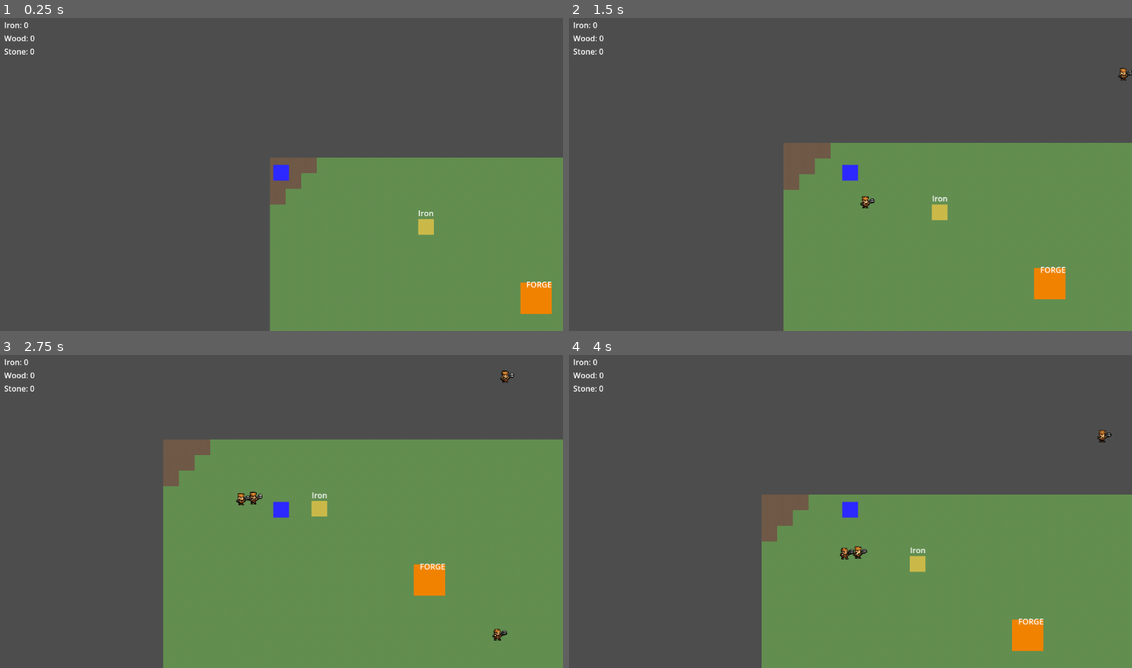
Above: before the commit, frames 1-4 (two rows, left to right).
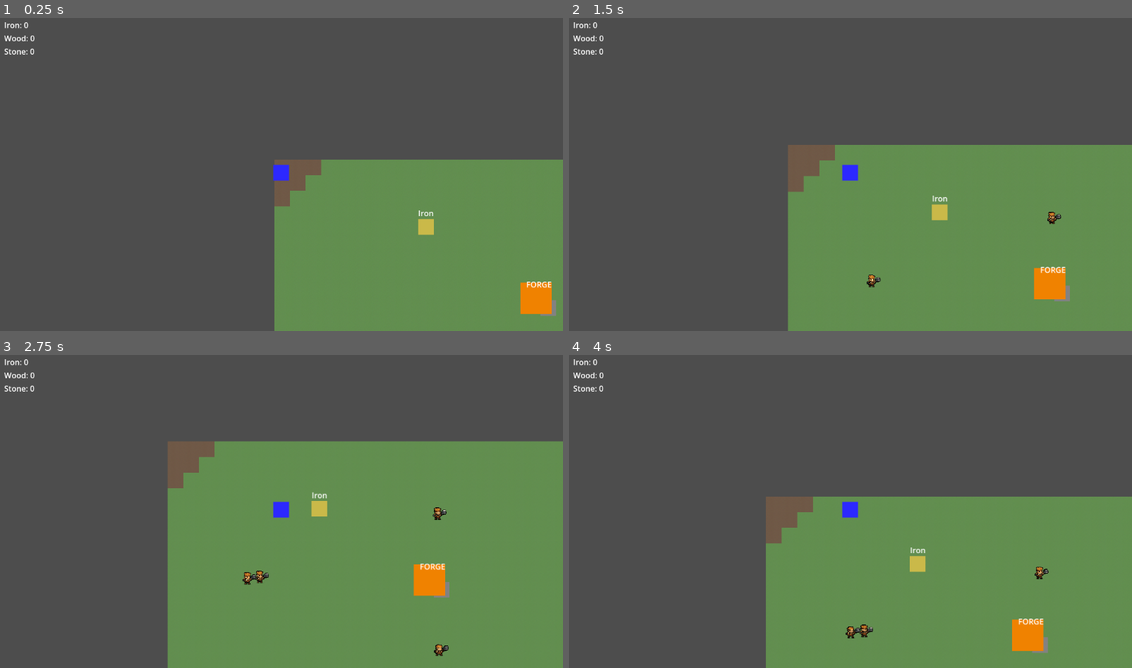
Above: after the commit, the same moments.

Repository: ntoonie/forge-and-survive
Game: Godot game, scene res://scenes/Main.tscn
Same seed, same stepped clock (60 frames per second), same inputs: the game is played once before the commit and once after it.
Inputs (mouse positions are in pixels of both pictures, inside the frame that each line leads up to):
- Up to frame 1 (0.25 s): no input
- Up to frame 2 (1.5 s): tap Enter at 0.5 s; move the mouse to (974, 155) at 0.52 s; hold Right (ui_right) 0.53-1.28 s; tap E (interact) at 0.6 s; move the mouse to (737, 187) at 1.27 s; hold Down (ui_down) from 1.28 s (still down); click (737, 187) at 1.35 s
- Up to frame 3 (2.75 s): move the mouse to (337, 439) at 2.02 s; release Down (ui_down) at 2.03 s; hold Right (ui_right) from 2.03 s (still down); tap 2 (select_tower) at 2.1 s
- Up to frame 4 (4 s): move the mouse to (822, 574) at 2.77 s; release Right (ui_right) at 2.78 s; hold Up (ui_up) 2.78-3.53 s; tap 1 (select_wall) at 2.85 s; move the mouse to (1019, 558) at 3.52 s; hold Left (ui_left) from 3.53 s (still down); tap B (toggle_build) at 3.6 s

The runs differ from the first frame. In frame 1, 1.0% of the frame differs, in the area x 47-100%, y 44-100%; in frame 2, 1.4%; in frame 3, 1.8%, in the area x 28-100%, y 4-100%; in frame 4, 1.5%.

Commit message:
updated wavemangement

Diff:
--- a/scenes/Enemy/Wave_manager.gd
+++ b/scenes/Enemy/Wave_manager.gd
@@ -1,24 +1,72 @@
-extends Node2D
+extends Node
+
+signal wave_cleared(wave_number: int)
+signal wave_started(wave_number: int)
 
 @export var enemy_scene: PackedScene
 @export var spawn_points: Array[Marker2D]
 
-var current_wave = 0
-var enemies_remaining = 0
+var current_wave: int = 0
+var enemies_remaining: int = 0
+var is_spawning: bool = false
 
-func _ready():
-	start_wave(1)
 
-func start_wave(wave_number: int):
+func _ready() -> void:
+	start_wave(1)  # temporary — game_loop.gd will call this later
+
+
+func start_wave(wave_number: int) -> void:
 	current_wave = wave_number
-	var count = 3 + wave_number * 2  # scales enemies per wave
-	for i in count:
+	enemies_remaining = 0
+	is_spawning = true
+	wave_started.emit(current_wave)
+
+	var config = _get_wave_config(wave_number)
+	for i in config.enemy_count:
 		await get_tree().create_timer(0.5).timeout
-		_spawn_enemy()
+		_spawn_enemy(config)
 
-func _spawn_enemy():
+	is_spawning = false
+	_check_wave_cleared()
+
+
+func _get_wave_config(wave: int) -> Dictionary:
+	return {
+		"enemy_count":     3 + wave * 2,
+		"enemy_health":    50 + wave * 10,
+		"enemy_speed":     60.0 + wave * 3.0,
+		"sa_initial_temp": max(20.0, 100.0 - wave * 3.0),
+	}
+
+
+func _spawn_enemy(config: Dictionary) -> void:
+	if enemy_scene == null:
+		push_error("WaveManager: enemy_scene is not assigned!")
+		return
+	if spawn_points.is_empty():
+		push_error("WaveManager: no spawn points assigned!")
+		return
+
 	var enemy = enemy_scene.instantiate()
-	var spawn = spawn_points.pick_random()
-	enemy.global_position = spawn.global_position
+
+	if enemy.has_method("apply_wave_config"):
+		enemy.apply_wave_config(config)
+
+	enemy.global_position = spawn_points.pick_random().global_position
 	get_tree().current_scene.add_child(enemy)
 	enemies_remaining += 1
+
+	if enemy.has_signal("died"):
+		enemy.died.connect(_on_enemy_died)
+
+
+func _on_enemy_died() -> void:
+	enemies_remaining -= 1
+	print("Enemy died. Remaining: ", enemies_remaining)
+	_check_wave_cleared()
+
+
+func _check_wave_cleared() -> void:
+	if enemies_remaining <= 0 and not is_spawning:
+		print("Wave ", current_wave, " cleared!")
+		wave_cleared.emit(current_wave)
--- a/scenes/Main.tscn
+++ b/scenes/Main.tscn
@@ -19,16 +19,16 @@
 [node name="Marker2D" parent="Raider" unique_id=1372347747 instance=ExtResource("4_vcsgt")]
 
 [node name="Spanwpointleft" parent="Raider" unique_id=470633463 instance=ExtResource("4_vcsgt")]
-position = Vector2(32, 304)
+position = Vector2(45, 466)
 
 [node name="Spanwpointright" parent="Raider" unique_id=2018318554 instance=ExtResource("4_vcsgt")]
-position = Vector2(1088, 304)
+position = Vector2(740, 505)
 
 [node name="Spanwpointup" parent="Raider" unique_id=1487745946 instance=ExtResource("4_vcsgt")]
-position = Vector2(560, 32)
+position = Vector2(408, 337)
 
 [node name="Spanwpointdown" parent="Raider" unique_id=1311737040 instance=ExtResource("4_vcsgt")]
-position = Vector2(560, 576)
+position = Vector2(426, 616)
 
 [node name="WaveManager" type="Node2D" parent="Raider" unique_id=1162501978 node_paths=PackedStringArray("spawn_points")]
 script = ExtResource("5_c01mt")
--- a/scenes/world/World.tscn
+++ b/scenes/world/World.tscn
@@ -320,6 +320,7 @@
 [node name="World" type="Node2D" unique_id=1348018387]
 
 [node name="TileMapLayer" type="TileMapLayer" parent="." unique_id=1982336431]
+position = Vector2(9, 4)
 tile_map_data = PackedByteArray("AAAAAAAAAAAjAA8AAAAAAAEAAAAjAA8AAAAAAAIAAAAjAA8AAAAAAAMAAAANAA8AAAAAAAQAAAANAA8AAAAAAA …(11440 unchanged characters)…
 tile_set = SubResource("TileSet_7g83o")
 
